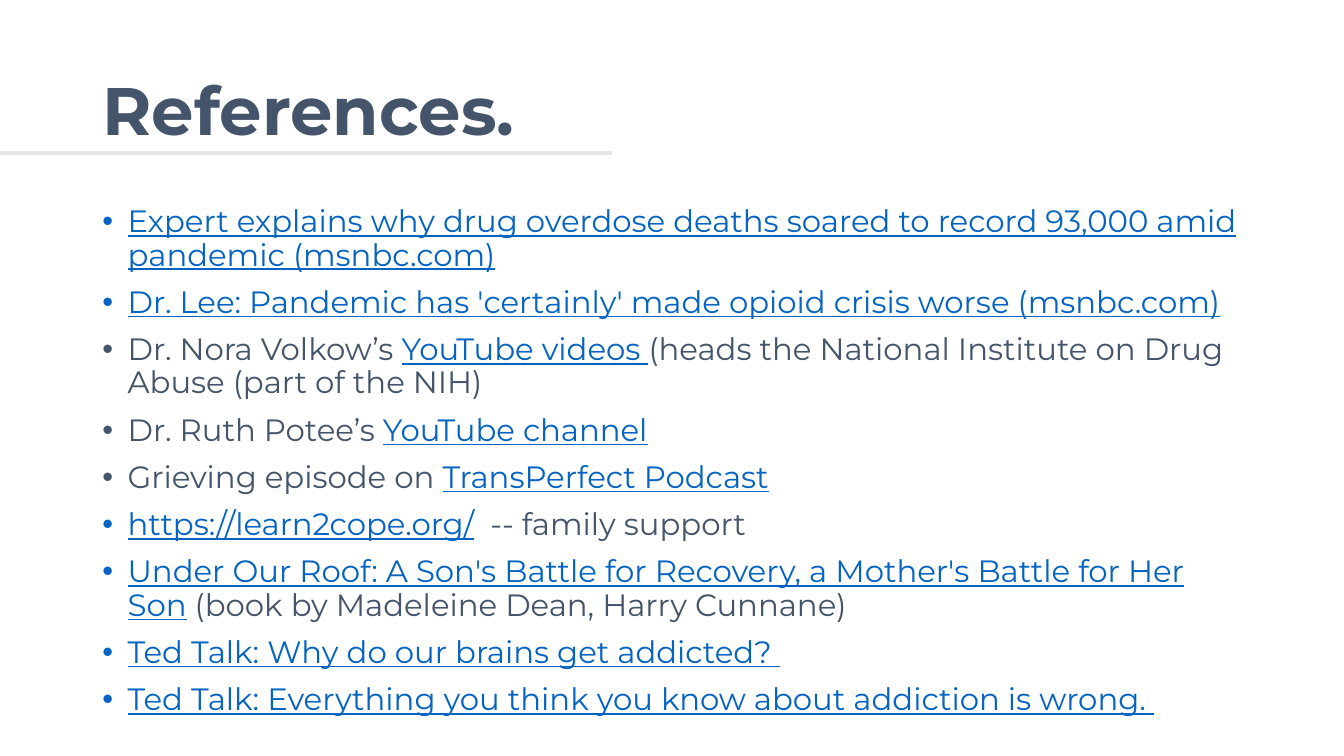
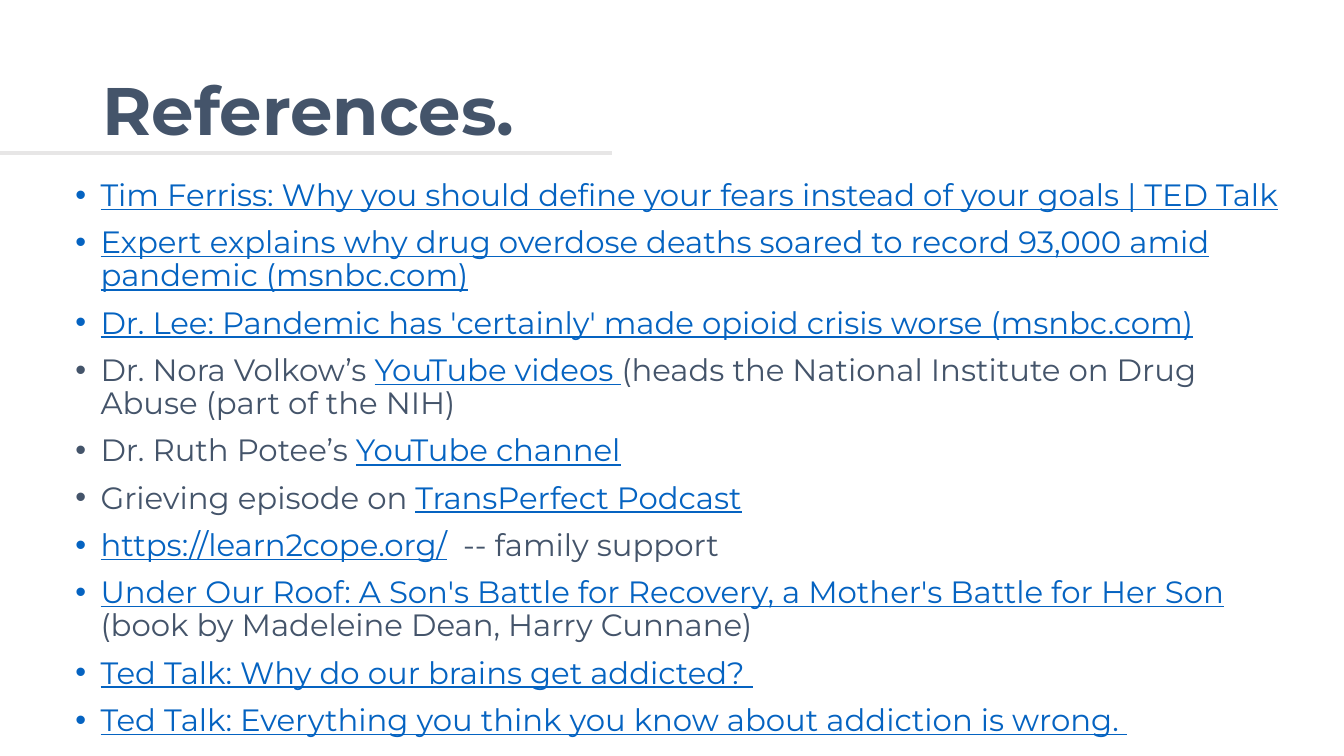
Before and after one commit to avifarah/Know-the-signs-when-and-how-talk-about-drugs, a slide deck: slide 15 of Know the Signs_When and How to Talk about Drugs.pptx. Drawn at 1344x756 pixels with LibreOffice and Linux fonts; fonts in the diff are those of the drawing. Boxes give left, top, right and bottom in pixels: in the first picture for what was removed or moved away, otherwise in the second. Text is boxed around its words. In the diff, an @@ line names an element or a change of style, - is before the commit and + after.

Commit message:
2022 02 15

```diff
--- a/Know the Signs_When and How to Talk about Drugs.pptx
+++ b/Know the Signs_When and How to Talk about Drugs.pptx
@@ text "Tim Ferriss: Why you should ...": place and size @@
-text "Tim Ferriss: Why you should ..." at box(128, 209, 1236, 716)
+text "Tim Ferriss: Why you should ..." at box(101, 183, 1278, 737)
@@ text at box(101, 183, 1278, 212): paragraph added @@
+• Tim Ferriss: Why you should define your fears instead of your goals | TED Talk
```
Also in this commit, not shown: 1 other slide changed.
